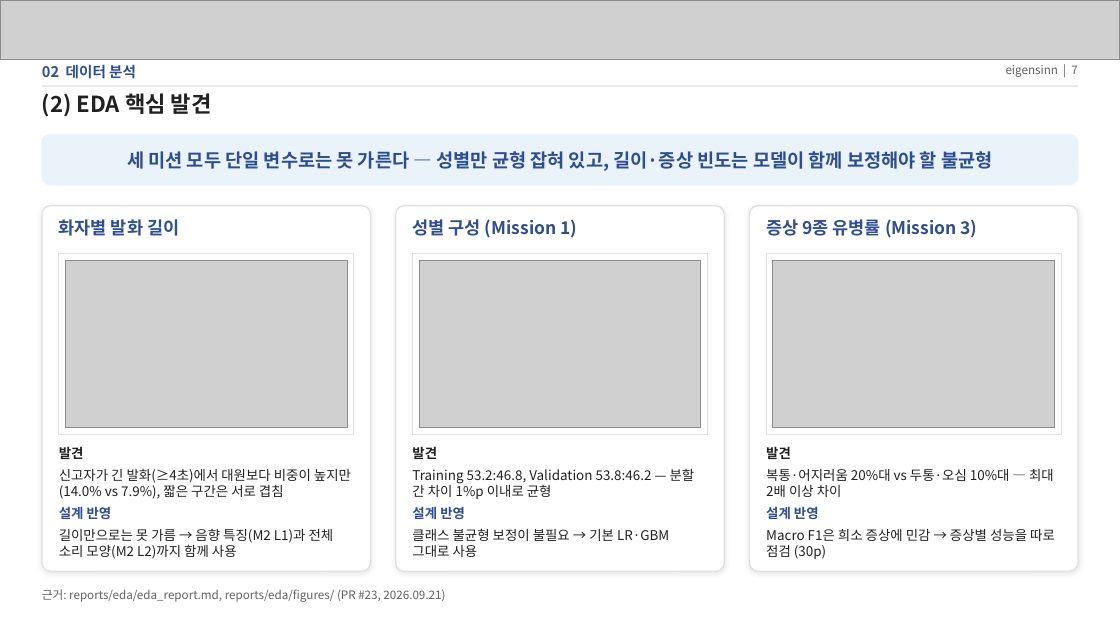
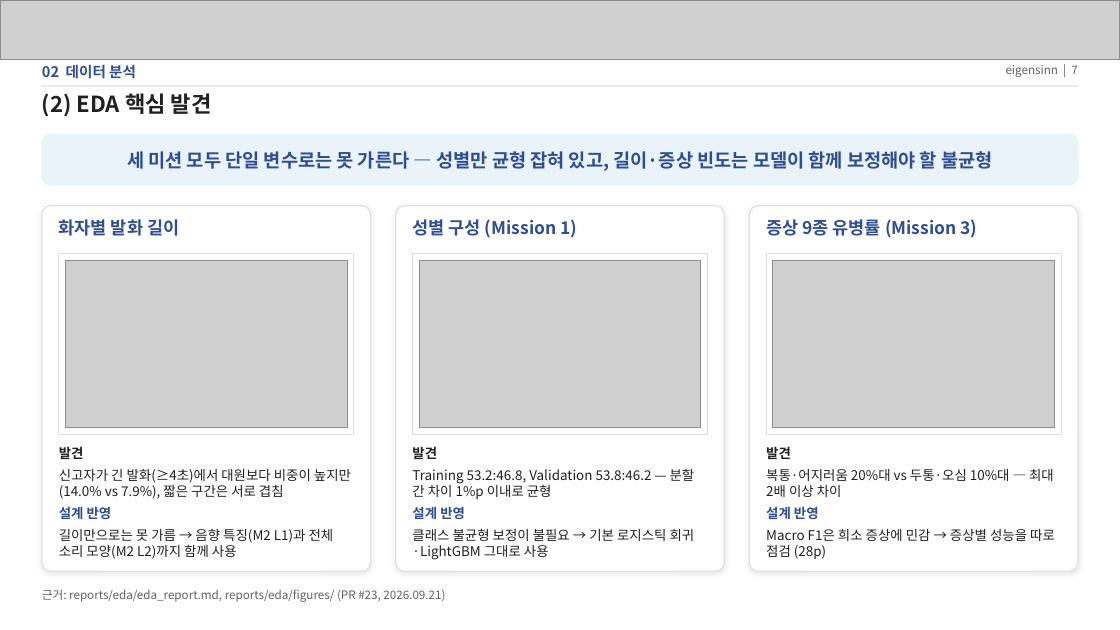
Before and after one commit to eigensinn-dcc2026/prelim, a slide deck: slide 7 of ppt/DCC2026_예선_결과정리.pptx. Drawn at 1120x630 pixels with LibreOffice and Linux fonts; fonts in the diff are those of the drawing; grey boxes stand for pictures. Boxes give left, top, right and bottom in pixels: in the first picture for what was removed or moved away, otherwise in the second. Text is boxed around its words. In the diff, an @@ line names an element or a change of style, - is before the commit and + after.

```diff
--- a/ppt/DCC2026_예선_결과정리.pptx
+++ b/ppt/DCC2026_예선_결과정리.pptx
@@ text at (x1=412, y1=528, x2=695, y2=560): text changed @@
-클래스 불균형 보정이 불필요 → 기본 LR·GBM 그대로 사용
+클래스 불균형 보정이 불필요 → 기본 로지스틱 회귀·LightGBM 그대로 사용
@@ text at (x1=766, y1=529, x2=1055, y2=559): text changed @@
-Macro F1은 희소 증상에 민감 → 증상별 성능을 따로 점검 (30p)
+Macro F1은 희소 증상에 민감 → 증상별 성능을 따로 점검 (28p)
```
Also in this commit, not shown: 23 other slides changed, 2 slides removed, 1 other file.
